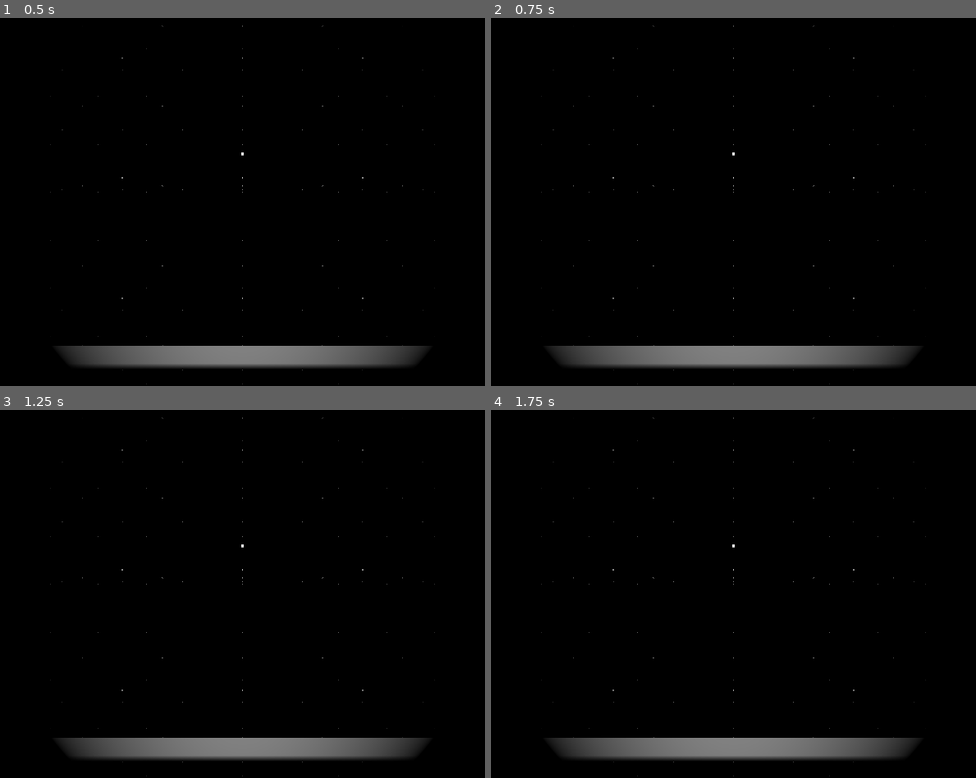
Above: before the commit, frames 1-4 (two rows, left to right).
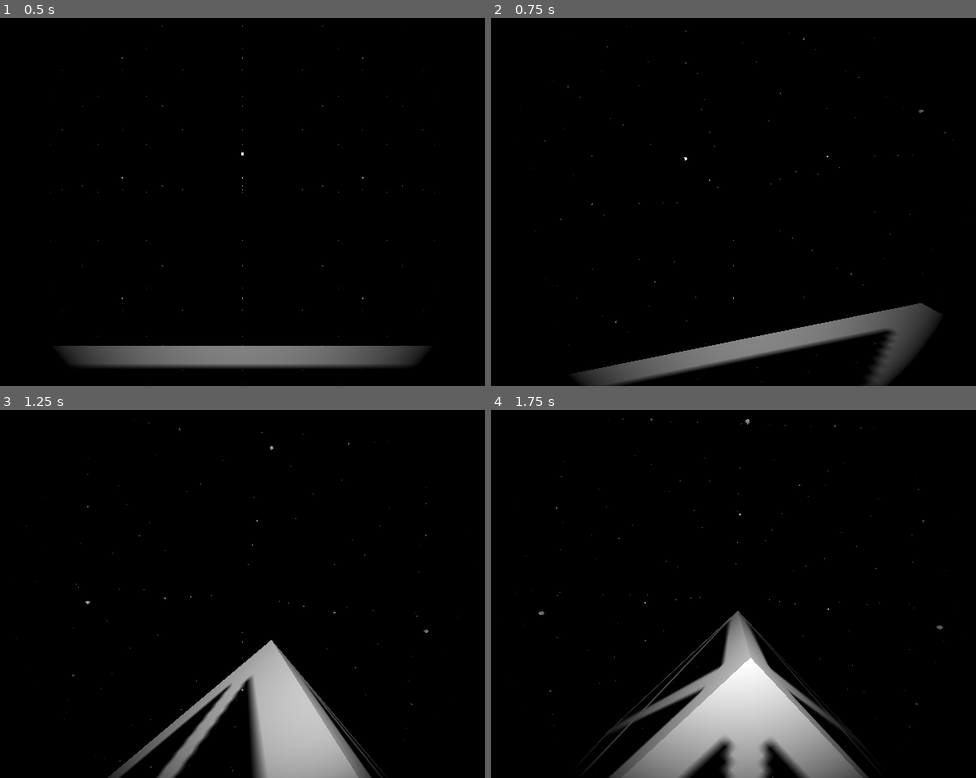
Above: after the commit, the same moments.

Repository: Griiimon/Cosmic-Constructors
Game: Godot game, scene res://game/game.tscn
The game is run twice, just before and just after one commit, with the same random seed, the same clock (stepped at 60 frames per second) and the same inputs.
Inputs:
- Up to frame 1 (0.5 s): no input
- Up to frame 2 (0.75 s): tap Enter at 0.5 s; hold E (roll_right) from 0.53 s (still down)
- Up to frame 3 (1.25 s): keep holding E (roll_right)
- Up to frame 4 (1.75 s): release E (roll_right) at 1.28 s; hold Ctrl (move_back) from 1.28 s (still down)

Frame 1 is identical in both runs. In frame 2, 6.6% of the frame differs, in the area x 8-96%, y 2-100%; in frame 3, 9.9%; in frame 4, 13%, in the area x 4-94%, y 2-100%.

Commit message:
Update player.tscn

Diff:
--- a/game/core/player/player.tscn
+++ b/game/core/player/player.tscn
@@ -1,8 +1,11 @@
-[gd_scene load_steps=5 format=3 uid="uid://cs0gfdxa0ha1n"]
+[gd_scene load_steps=8 format=3 uid="uid://cs0gfdxa0ha1n"]
 
 [ext_resource type="Script" path="res://game/core/player/player.gd" id="1_owy5q"]
-[ext_resource type="Script" path="res://game/core/player/player_state_machine.gd" id="2_615c1"]
-[ext_resource type="Script" path="res://game/core/player/eva_state.gd" id="3_o2tyv"]
+[ext_resource type="Script" path="res://game/core/player/player_movement_state_machine.gd" id="2_615c1"]
+[ext_resource type="Script" path="res://game/core/player/player_eva_state.gd" id="3_o2tyv"]
+[ext_resource type="Script" path="res://game/core/player/player_action_state_machine.gd" id="4_r1eyq"]
+[ext_resource type="Script" path="res://game/core/player/player_build_state.gd" id="5_avkim"]
+[ext_resource type="Resource" uid="uid://sueib6rdbmc0" path="res://game/data/blocks/light structure/light_structure_block.tres" id="6_4cev1"]
 
 [sub_resource type="CapsuleShape3D" id="CapsuleShape3D_e61hw"]
 
@@ -24,9 +27,23 @@
 
 [node name="Camera3D" type="Camera3D" parent="Head/Pivot"]
 
-[node name="State Machine" type="Node" parent="." node_paths=PackedStringArray("current_state")]
+[node name="Build Raycast" type="RayCast3D" parent="Head/Pivot"]
+unique_name_in_owner = true
+enabled = false
+target_position = Vector3(0, 0, 0)
+hit_back_faces = false
+
+[node name="Movement State Machine" type="Node" parent="." node_paths=PackedStringArray("current_state")]
 script = ExtResource("2_615c1")
 current_state = NodePath("EVA")
 
-[node name="EVA" type="Node" parent="State Machine"]
+[node name="EVA" type="Node" parent="Movement State Machine"]
 script = ExtResource("3_o2tyv")
+
+[node name="Action State Machine" type="Node" parent="." node_paths=PackedStringArray("current_state")]
+script = ExtResource("4_r1eyq")
+current_state = NodePath("Build")
+
+[node name="Build" type="Node" parent="Action State Machine"]
+script = ExtResource("5_avkim")
+current_block = ExtResource("6_4cev1")
